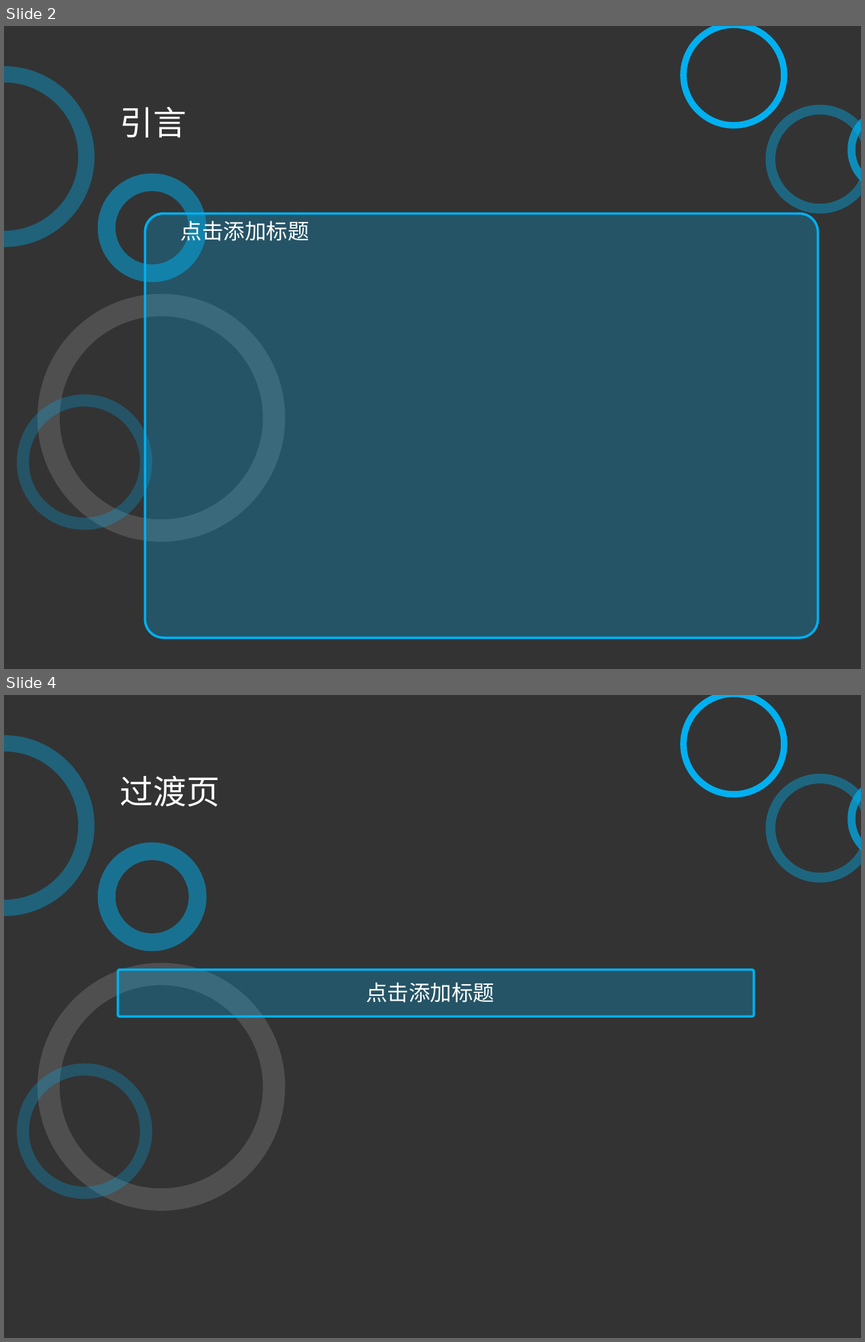
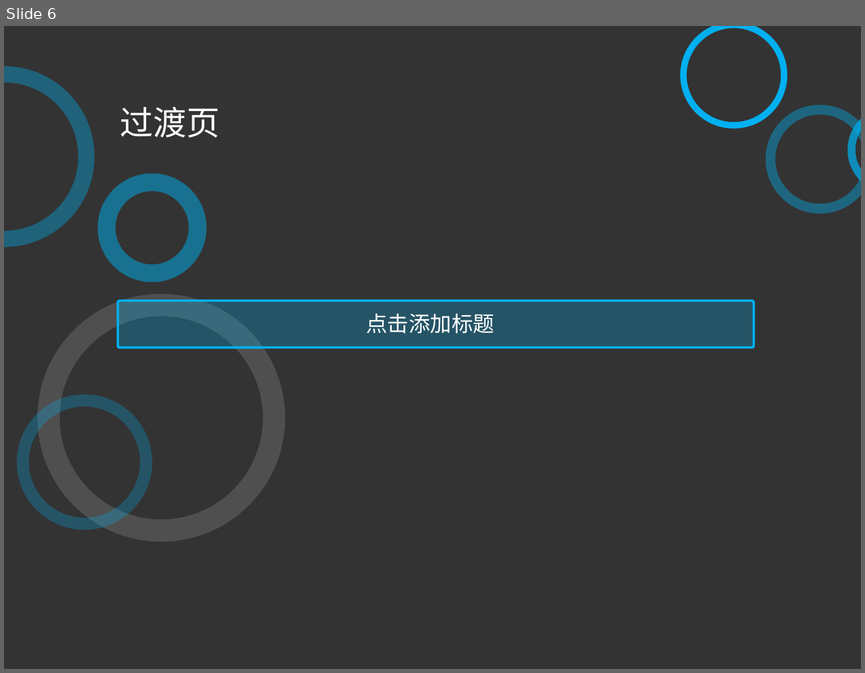
Before and after one commit to xsongx/MyThesis, a slide deck: 答辩.ppt. Shown one above the other, each under a label of ours: slides 2 and 4 before the commit, slide 6 after it; the slides between them are not shown. The pictures are 865x1342 and 865x673 pixels, drawn with LibreOffice and Linux fonts; fonts in the diff are those of the drawing. Boxes give left, top, right and bottom in pixels: in the first picture for what was removed or moved away, otherwise in the second. Text is boxed around its words. In the diff, an @@ line names an element or a change of style, - is before the commit and + after.

```diff
--- a/答辩.ppt
+++ b/答辩.ppt
@@ slide 2 removed at box(4, 26, 861, 669), background #333333 @@
@@ freeform shape removed at box(680, 26, 787, 129) @@
@@ freeform shape removed at box(4, 66, 95, 247) @@
@@ text removed at box(120, 107, 187, 138) @@
-引言
@@ freeform shape removed at box(766, 105, 861, 214) @@
@@ freeform shape removed at box(847, 106, 861, 194) @@
@@ freeform shape removed at box(97, 174, 206, 282) @@
@@ rounded rectangle removed at box(145, 214, 818, 638) @@
@@ text removed at box(181, 217, 309, 245) @@
-点击添加标题
@@ freeform shape removed at box(37, 294, 285, 542) @@
@@ freeform shape removed at box(17, 395, 152, 530) @@
@@ what was slide 4 is now slide 6 @@
```
Also in this commit, not shown: 4 slides added, 1 other slide removed, 28 other files.
